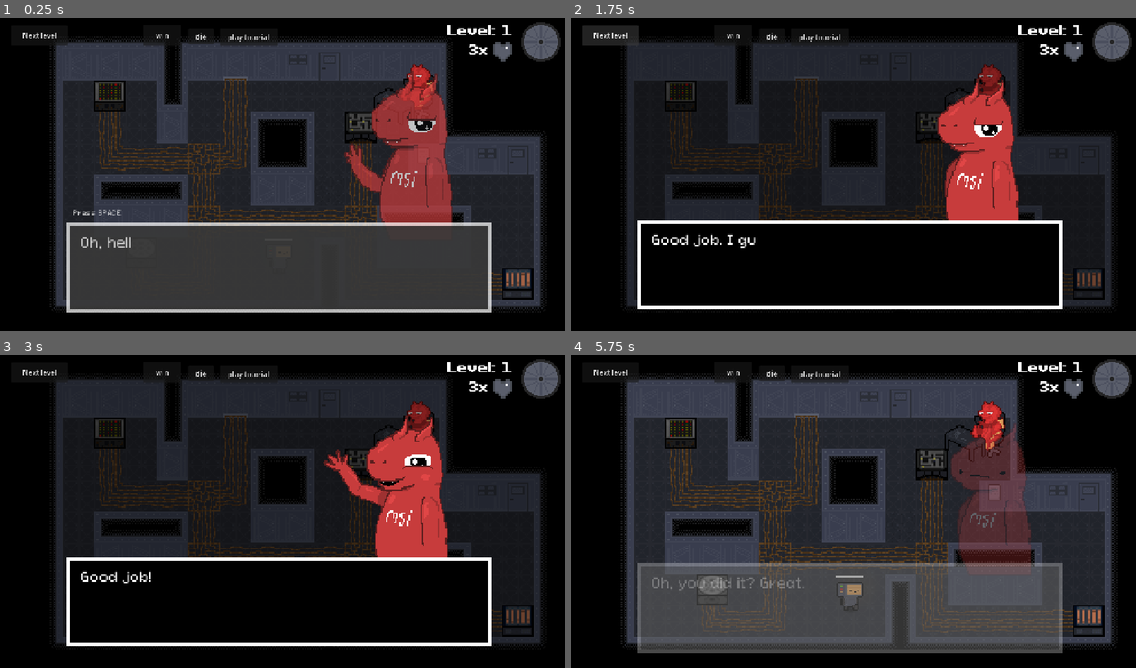
Above: before the commit, frames 1-4 (two rows, left to right).
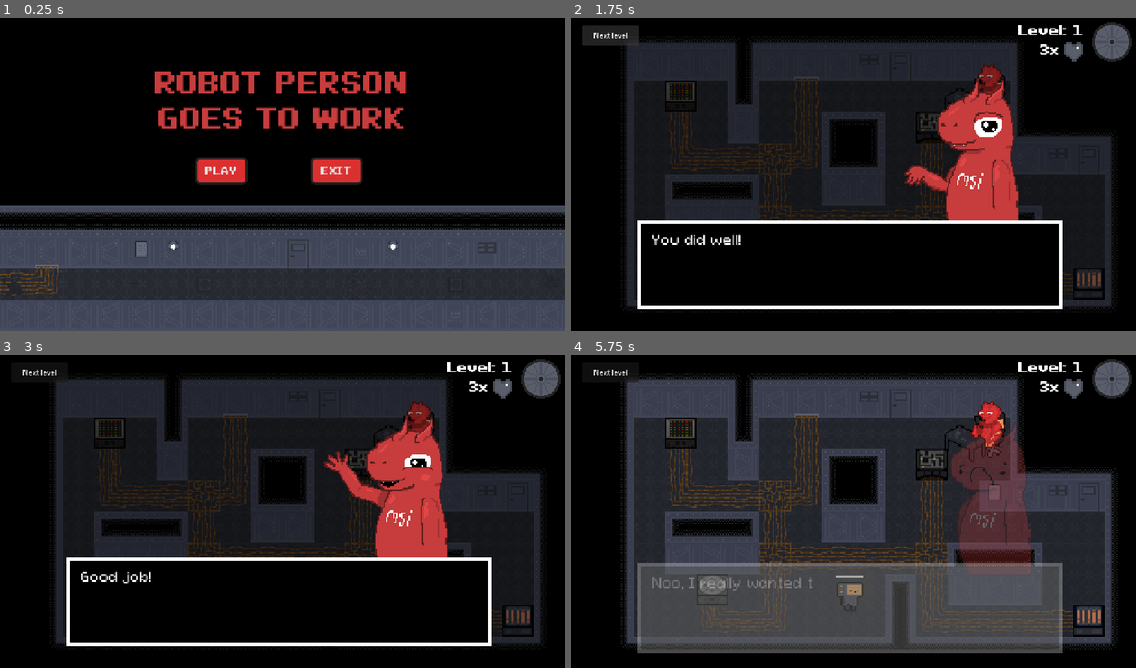
Above: after the commit, the same moments.

Repository: DuneRanger/MSI-GameJam
Game: Godot game, scene res://scenes/main.tscn
Same seed, same stepped clock (60 frames per second), same inputs: the game is played once before the commit and once after it. Before the commit the project starts from res://scenes/game/game.tscn.
Inputs (mouse positions are in pixels of both pictures, inside the frame that each line leads up to):
- Up to frame 1 (0.25 s): no input
- Up to frame 2 (1.75 s): click (791, 171) at 0.5 s, where only the run after the commit has a clickable "PLAY"; click "Next level" at 1.25 s
- Up to frame 3 (3 s): click "Next level" at 2 s; click (203, 373) at 2.75 s, where only the run before the commit has a clickable "die"
- Up to frame 4 (5.75 s): click (734, 373) at 3.5 s, where only the run before the commit has a clickable "win"; click (819, 373) at 4.25 s, where only the run before the commit has a clickable "play tutorial"; tap Enter at 5 s; move the mouse to (977, 495) at 5.02 s; hold D (move_right) from 5.03 s (still down); tap E (interact) at 5.1 s

The runs differ from the first frame. In frame 1, 69% of the frame differs, in the area x 0-100%, y 1-100%; in frame 2, 1.3%; in frame 3, 0.4%; in frame 4, 0.6%.

Commit message:
add title screen

Diff:
--- a/project.godot
+++ b/project.godot
@@ -12,7 +12,7 @@
 
 config/name="Robot Person Goes to Work"
 config/description="For the 2026 MSI Game Jam"
-run/main_scene="uid://bgsom0lqbhodk"
+run/main_scene="uid://cqvyp4v243dtu"
 config/features=PackedStringArray("4.7", "GL Compatibility")
 config/icon="uid://d1u7nep52bxrc"
 
@@ -91,3 +91,4 @@
 rendering_device/driver.windows="d3d12"
 renderer/rendering_method="gl_compatibility"
 renderer/rendering_method.mobile="gl_compatibility"
+lightmapping/stretch/aspect="keep"
--- a/scenes/dialog_manager/dialog_manager.tscn
+++ b/scenes/dialog_manager/dialog_manager.tscn
@@ -490,6 +490,7 @@
 libraries/ = SubResource("AnimationLibrary_7kcvn")
 
 [node name="TestButton" type="Button" parent="." unique_id=1252247082]
+visible = false
 layout_mode = 0
 offset_left = 504.0
 offset_top = 24.0
@@ -498,6 +499,7 @@
 text = "play tutorial"
 
 [node name="dieButton" type="Button" parent="." unique_id=1133150554]
+visible = false
 layout_mode = 0
 offset_left = 432.0
 offset_top = 24.0
@@ -506,6 +508,7 @@
 text = "die"
 
 [node name="winButton" type="Button" parent="." unique_id=313425995]
+visible = false
 layout_mode = 0
 offset_left = 328.0
 offset_top = 16.0
--- a/scenes/game/game.gd
+++ b/scenes/game/game.gd
@@ -127,8 +127,6 @@
 
 	for diff in levels_by_difficulty:
 		print(diff)
-	start_new_game()
-	#TODO REMOVE
 
 func _process(_delta: float) -> void:
 	progress_timer_hud.value = $LevelTimer.wait_time - $LevelTimer.time_left
--- a/scenes/title_screen.tscn
+++ b/scenes/main.tscn
@@ -1,14 +1,15 @@
 [gd_scene format=4 uid="uid://cqvyp4v243dtu"]
 
-[ext_resource type="Script" uid="uid://d3mn3pmmyqxkt" path="res://scripts/title_screen.gd" id="1_mykxm"]
-[ext_resource type="PackedScene" uid="uid://bbxi0vokk4jgr" path="res://scenes/game/tilemap/tilemap.tscn" id="1_s4lrb"]
-[ext_resource type="Shader" uid="uid://cwr1ovub2hmsc" path="res://assets/game/FX/vignette.gdshader" id="1_sa3yf"]
-[ext_resource type="FontFile" uid="uid://b08cs88egoh1y" path="res://assets/fonts/PixeloidSans-Bold.otf" id="2_s4lrb"]
-[ext_resource type="Texture2D" uid="uid://dht3x1we320j7" path="res://assets/game/player/player_run.png" id="4_mgrm8"]
-[ext_resource type="Texture2D" uid="uid://cbgusm44gcldp" path="res://assets/game/player/player_overclocked_idle.png" id="5_3yumr"]
-[ext_resource type="Texture2D" uid="uid://jytasmud42ug" path="res://assets/game/player/player.png" id="5_dc4i4"]
-[ext_resource type="Script" uid="uid://db3108e5jbbch" path="res://scripts/title_screen_little_guy.gd" id="6_e54dn"]
-[ext_resource type="Theme" uid="uid://d0hf7wudlkptc" path="res://scenes/game/machines/minigames/fishing_theme.tres" id="8_cs5ya"]
+[ext_resource type="Script" uid="uid://d3mn3pmmyqxkt" path="res://scripts/main.gd" id="1_o5qli"]
+[ext_resource type="PackedScene" uid="uid://bgsom0lqbhodk" path="res://scenes/game/game.tscn" id="2_ya4ey"]
+[ext_resource type="PackedScene" uid="uid://bbxi0vokk4jgr" path="res://scenes/game/tilemap/tilemap.tscn" id="3_eb6dy"]
+[ext_resource type="Theme" uid="uid://d0hf7wudlkptc" path="res://scenes/game/machines/minigames/fishing_theme.tres" id="3_sugp2"]
+[ext_resource type="Shader" uid="uid://cwr1ovub2hmsc" path="res://assets/game/FX/vignette.gdshader" id="4_trceg"]
+[ext_resource type="FontFile" uid="uid://b08cs88egoh1y" path="res://assets/fonts/PixeloidSans-Bold.otf" id="5_a8y0u"]
+[ext_resource type="Script" uid="uid://db3108e5jbbch" path="res://scripts/title_screen_little_guy.gd" id="6_jkv2x"]
+[ext_resource type="Texture2D" uid="uid://cbgusm44gcldp" path="res://assets/game/player/player_overclocked_idle.png" id="7_jbj1t"]
+[ext_resource type="Texture2D" uid="uid://dht3x1we320j7" path="res://assets/game/player/player_run.png" id="8_muem4"]
+[ext_resource type="Texture2D" uid="uid://jytasmud42ug" path="res://assets/game/player/player.png" id="9_dp3eg"]
 
 [sub_resource type="Environment" id="Environment_mgrm8"]
 background_mode = 3
@@ -47,7 +48,7 @@
 tracks/0/type = "value"
 tracks/0/imported = false
 tracks/0/enabled = true
-tracks/0/path = NodePath("CanvasLayer/Label:position")
+tracks/0/path = NodePath("TitleScreen/CanvasLayer/Label:position")
 tracks/0/interp = 1
 tracks/0/loop_wrap = true
 tracks/0/keys = {
@@ -64,7 +65,7 @@
 tracks/0/type = "value"
 tracks/0/imported = false
 tracks/0/enabled = true
-tracks/0/path = NodePath("CanvasLayer/Label:position")
+tracks/0/path = NodePath("TitleScreen/CanvasLayer/Label:position")
 tracks/0/interp = 2
 tracks/0/loop_wrap = true
 tracks/0/keys = {
@@ -270,32 +271,36 @@
 &"walk": SubResource("Animation_3yumr")
 }
 
-[node name="TitleScreen" type="Node2D" unique_id=1669698504]
-script = ExtResource("1_mykxm")
-
-[node name="Tilemap" parent="." unique_id=1355390431 instance=ExtResource("1_s4lrb")]
-
-[node name="TilemapFloorLayer" parent="Tilemap" index="0" unique_id=588901160]
+[node name="Main" type="Node" unique_id=2145208402 node_paths=PackedStringArray("title_screen")]
+script = ExtResource("1_o5qli")
+title_screen = NodePath("TitleScreen")
+game_scene = ExtResource("2_ya4ey")
+
+[node name="TitleScreen" type="Node2D" parent="." unique_id=2101782694]
+
+[node name="Tilemap" parent="TitleScreen" unique_id=1355390431 instance=ExtResource("3_eb6dy")]
+
+[node name="TilemapFloorLayer" parent="TitleScreen/Tilemap" index="0" unique_id=588901160]
 tile_map_data = PackedByteArray("AAD//wgAAQAAAAAAAAAAAAgAAQAAAAAAAAABAAgAAQAAAAAAAAACAAgAAQAAAAAAAAADAAgAAQAAAAAAAAAEAA …(256 unchanged characters)…
 
-[node name="TilemapDecorLayer" parent="Tilemap" index="1" unique_id=1888967584]
+[node name="TilemapDecorLayer" parent="TitleScreen/Tilemap" index="1" unique_id=1888967584]
 tile_map_data = PackedByteArray("AAD//wgAAgABAAEAAAAAAAgAAgABAAAAAAABAAgAAgADAAEAAAA=")
 
-[node name="TilemapWallLayer" parent="Tilemap" index="4" unique_id=695297817]
+[node name="TilemapWallLayer" parent="TitleScreen/Tilemap" index="4" unique_id=695297817]
 tile_map_data = PackedByteArray("AAALAAgAAgAGAAEAAAAEAAgAAgAHAAEAAAARAAgAAgAHAAAAAAAAAAgAAgAGAAAAAAAIAAgAAgAFAAEAAAAGAA …(352 unchanged characters)…
 
-[node name="TilemapSideWallLayer" parent="Tilemap" index="5" unique_id=1769598380]
+[node name="TilemapSideWallLayer" parent="TitleScreen/Tilemap" index="5" unique_id=1769598380]
 tile_map_data = PackedByteArray("AAD//wcAAwAHAAAAAAD//wkAAwAHAAAAAAAAAAcAAwAHAAAAAAAAAAkAAwAIAAAAAAABAAcABAAEAAAAAAABAA …(576 unchanged characters)…
 
-[node name="PostProcessing" type="Node" parent="." unique_id=1221978577]
-
-[node name="CanvasLayer" type="CanvasLayer" parent="PostProcessing" unique_id=462227972]
+[node name="PostProcessing" type="Node" parent="TitleScreen" unique_id=1221978577]
+
+[node name="CanvasLayer" type="CanvasLayer" parent="TitleScreen/PostProcessing" unique_id=462227972]
 layer = 2
 
-[node name="PostProcessingFX" type="WorldEnvironment" parent="PostProcessing/CanvasLayer" unique_id=1606332357]
+[node name="PostProcessingFX" type="WorldEnvironment" parent="TitleScreen/PostProcessing/CanvasLayer" unique_id=1606332357]
 environment = SubResource("Environment_mgrm8")
 
-[node name="CRT filter" type="ColorRect" parent="PostProcessing/CanvasLayer" unique_id=1039185524]
+[node name="CRT filter" type="ColorRect" parent="TitleScreen/PostProcessing/CanvasLayer" unique_id=1039185524]
 visible = false
 z_index = 100
 material = SubResource("ShaderMaterial_dc4i4")
@@ -314,9 +319,9 @@
 mouse_filter = 2
 color = Color(0, 0, 0, 1)
 
-[node name="CanvasLayer" type="CanvasLayer" parent="." unique_id=1766131504]
-
-[node name="Label" type="Label" parent="CanvasLayer" unique_id=750469016]
+[node name="CanvasLayer" type="CanvasLayer" parent="TitleScreen" unique_id=1766131504]
+
+[node name="Label" type="Label" parent="TitleScreen/CanvasLayer" unique_id=750469016]
 anchors_preset = 5
 anchor_left = 0.5
 anchor_right = 0.5
@@ -327,17 +332,18 @@
 grow_horizontal = 2
 theme_override_colors/font_color = Color(0.78039217, 0.23529412, 0.23529412, 1)
 theme_override_colors/font_shadow_color = Color(0, 0, 0, 0.8117647)
-theme_override_fonts/font = ExtResource("2_s4lrb")
+theme_override_fonts/font = ExtResource("5_a8y0u")
 theme_override_font_sizes/font_size = 64
 text = "ROBOT PERSON
 GOES TO WORK"
 horizontal_alignment = 1
 
-[node name="AnimationPlayer" type="AnimationPlayer" parent="." unique_id=145635717]
+[node name="AnimationPlayer" type="AnimationPlayer" parent="TitleScreen" unique_id=145635717]
+root_node = NodePath("../..")
 libraries/ = SubResource("AnimationLibrary_3yumr")
 autoplay = &"TextMove"
 
-[node name="ColorRect" type="ColorRect" parent="." unique_id=324780024]
+[node name="ColorRect" type="ColorRect" parent="TitleScreen" unique_id=324780024]
 z_index = -9
 offset_left = -105.0
 offset_top = -57.0
@@ -345,40 +351,40 @@
 offset_bottom = 767.0
 color = Color(0, 0, 0, 1)
 
-[node name="LittleGuy" type="Node2D" parent="." unique_id=1494353312]
+[node name="LittleGuy" type="Node2D" parent="TitleScreen" unique_id=1494353312]
 position = Vector2(-102.115, 581.94)
-script = ExtResource("6_e54dn")
-
-[node name="Sprite" type="AnimatedSprite2D" parent="LittleGuy" unique_id=1518813154]
+script = ExtResource("6_jkv2x")
+
+[node name="Sprite" type="AnimatedSprite2D" parent="TitleScreen/LittleGuy" unique_id=1518813154]
 scale = Vector2(3, 3)
 sprite_frames = SubResource("SpriteFrames_s4lrb")
 animation = &"overclock_idle"
 autoplay = "walk"
 
-[node name="LittleGuyAnim" type="AnimationPlayer" parent="." unique_id=1652843442]
+[node name="LittleGuyAnim" type="AnimationPlayer" parent="TitleScreen" unique_id=1652843442]
 root_node = NodePath("../LittleGuy/Sprite")
 libraries/ = SubResource("AnimationLibrary_cs5ya")
 autoplay = &"walk"
 
-[node name="ExitButton" type="Button" parent="." unique_id=833095689]
+[node name="ExitButton" type="Button" parent="TitleScreen" unique_id=833095689]
 offset_left = 712.0
 offset_top = 320.0
 offset_right = 832.0
 offset_bottom = 382.886
-theme = ExtResource("8_cs5ya")
+theme = ExtResource("3_sugp2")
 theme_override_font_sizes/font_size = 24
 text = "EXIT"
 
-[node name="PlayButton" type="Button" parent="." unique_id=2138152836]
+[node name="PlayButton" type="Button" parent="TitleScreen" unique_id=2138152836]
 offset_left = 448.0
 offset_top = 320.0
 offset_right = 568.0
 offset_bottom = 382.886
-theme = ExtResource("8_cs5ya")
+theme = ExtResource("3_sugp2")
 theme_override_font_sizes/font_size = 24
 text = "PLAY"
 
-[connection signal="pressed" from="ExitButton" to="." method="_on_exit_button_pressed"]
-[connection signal="pressed" from="PlayButton" to="." method="_on_play_button_pressed"]
-
-[editable path="Tilemap"]
+[connection signal="pressed" from="TitleScreen/ExitButton" to="." method="_on_exit_button_pressed"]
+[connection signal="pressed" from="TitleScreen/PlayButton" to="." method="_on_play_button_pressed"]
+
+[editable path="TitleScreen/Tilemap"]
--- /dev/null
+++ b/scripts/main.gd
@@ -0,0 +1,33 @@
+extends Node
+
+@export var title_screen : Node2D
+
+@export var game_scene : PackedScene
+var game : Node
+
+enum scene_states {TITLE, GAME}
+var scene_state : scene_states
+
+func _ready() -> void:
+	scene_state = scene_states.TITLE
+	game = null
+
+func _on_exit_button_pressed() -> void:
+	get_tree().quit()
+
+func _on_play_button_pressed() -> void:
+	if game == null:
+		game = game_scene.instantiate()
+		game.return_to_menu.connect(show_title)
+
+	show_game()
+	game.start_new_game()
+
+func show_title() -> void:
+	remove_child(game)
+	game = null
+	add_child(title_screen)
+
+func show_game() -> void:
+	remove_child(title_screen)
+	add_child(game)
--- a/scripts/title_screen.gd
+++ /dev/null
@@ -1,9 +0,0 @@
-extends Node2D
-
-
-func _on_exit_button_pressed() -> void:
-	get_tree().quit()
-
-
-func _on_play_button_pressed() -> void:
-	pass # Replace with function body.
Not shown: 2 places in scenes/main.tscn that only renumber resources
Renamed: scripts/title_screen.gd.uid -> scripts/main.gd.uid
